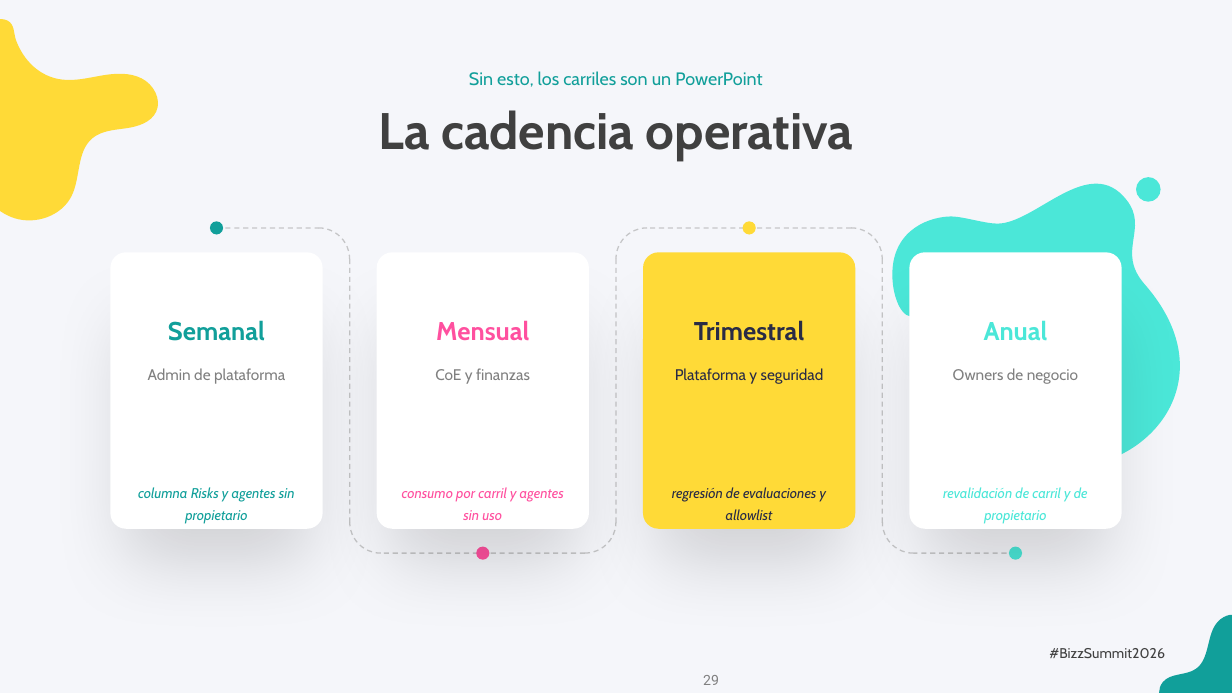
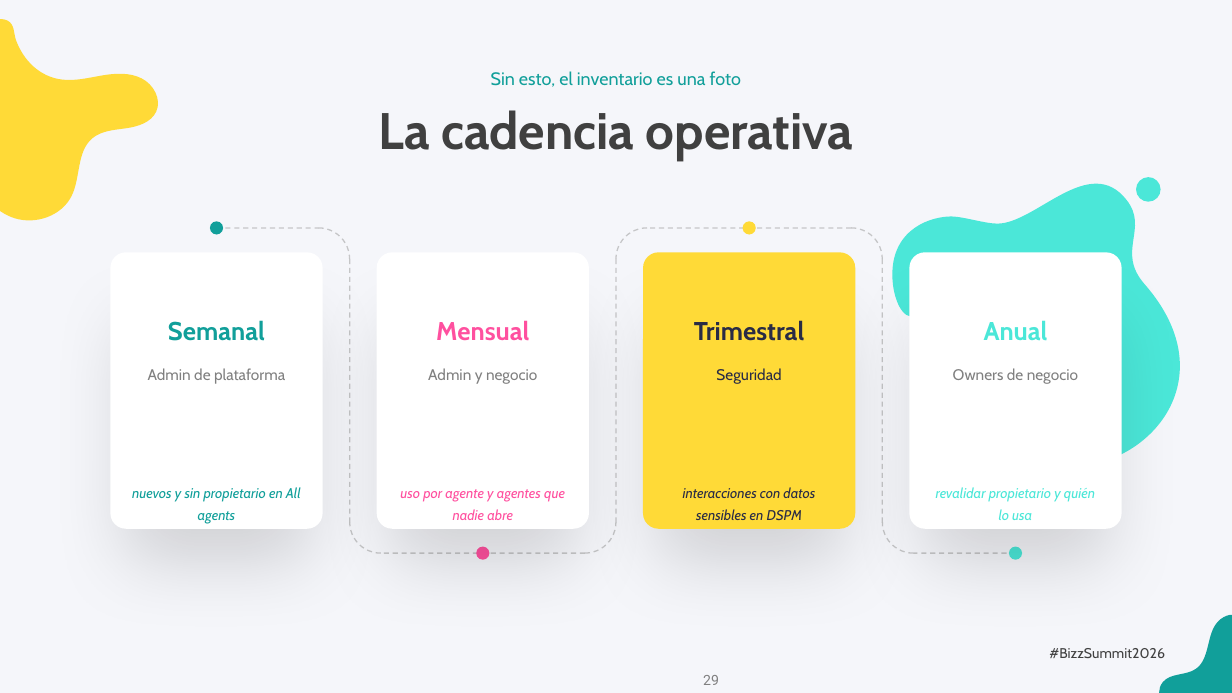
Before and after one commit to antoniosql/materiales-sesiones, a slide deck: slide 29 of BizzSummit/2026/01_trabajo/BizzSummit2026_De_la_jungla_al_control_plane.pptx. Drawn at 1232x693 pixels with LibreOffice and Linux fonts; fonts in the diff are those of the drawing; background and template pictures are left out. Boxes give left, top, right and bottom in pixels: in the first picture for what was removed or moved away, otherwise in the second. Text is boxed around its words. In the diff, an @@ line names an element or a change of style, - is before the commit and + after.

```diff
--- a/BizzSummit/2026/01_trabajo/BizzSummit2026_De_la_jungla_al_control_plane.pptx
+++ b/BizzSummit/2026/01_trabajo/BizzSummit2026_De_la_jungla_al_control_plane.pptx
@@ text at bbox=[491, 71, 741, 87]: text changed @@
-Sin esto, los carriles son un PowerPoint
+Sin esto, el inventario es una foto
@@ text at bbox=[428, 368, 537, 384]: text changed @@
-CoE y finanzas
+Admin y negocio
@@ text at bbox=[716, 368, 781, 384]: text changed @@
-Plataforma y seguridad
+Seguridad
@@ text at bbox=[132, 487, 301, 524]: text changed @@
-columna Risks y agentes sin propietario
+nuevos y sin propietario en All agents
@@ text at bbox=[400, 489, 565, 520]: text changed @@
-consumo por carril y agentes sin uso
+uso por agente y agentes que nadie abre
@@ text at bbox=[683, 487, 815, 520]: text changed @@
-regresión de evaluaciones y allowlist
+interacciones con datos sensibles en DSPM
@@ text at bbox=[936, 487, 1095, 520]: text changed @@
-revalidación de carril y de propietario
+revalidar propietario y quién lo usa
```
Also in this commit, not shown: 20 other slides changed, 13 other files.
